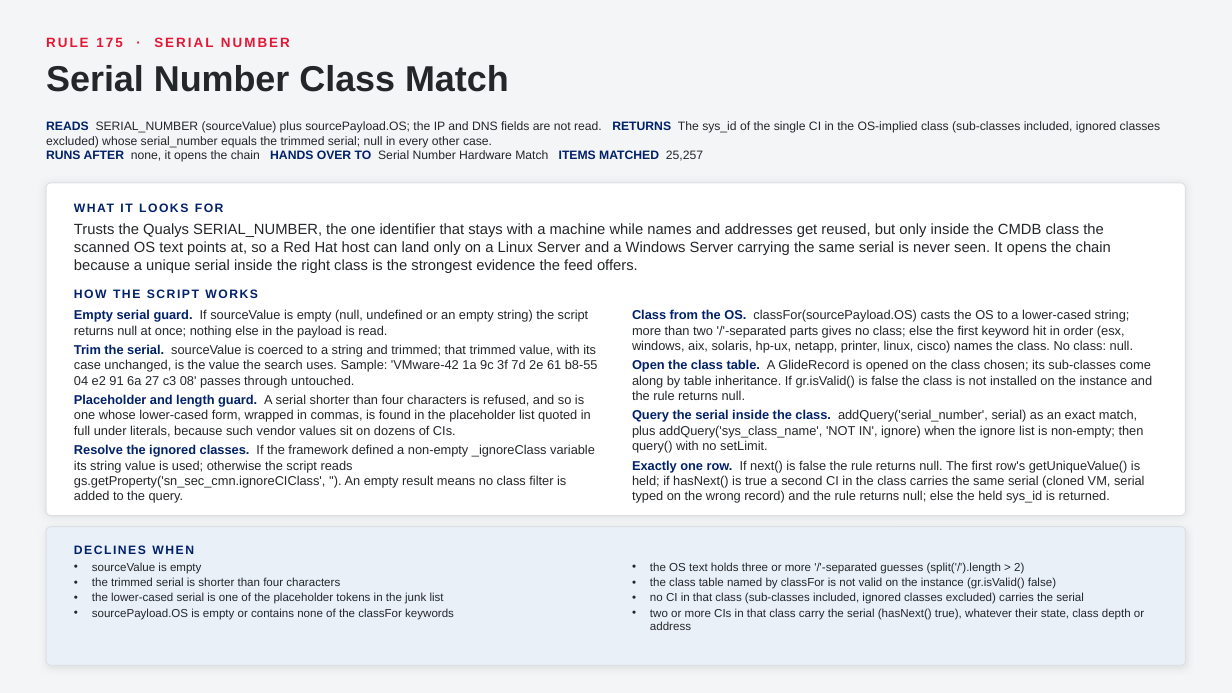
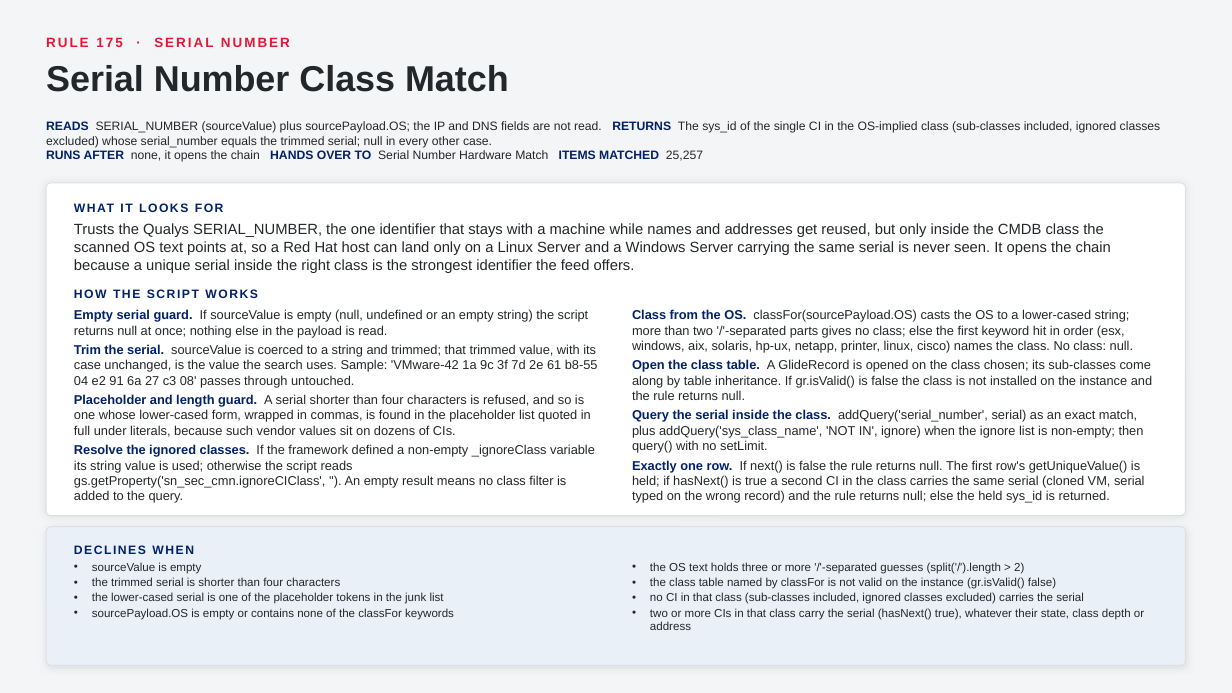
Before and after one commit to singhmihir/py, a slide deck: slide 5 of stories/qualys-ci-lookup-rules/Qualys CI Lookup Rules - CMDB Team Demo.pptx. Drawn at 1232x693 pixels with LibreOffice and Linux fonts; fonts in the diff are those of the drawing. Boxes give left, top, right and bottom in pixels: in the first picture for what was removed or moved away, otherwise in the second. Text is boxed around its words. In the diff, an @@ line names an element or a change of style, - is before the commit and + after.

```diff
--- a/stories/qualys-ci-lookup-rules/Qualys CI Lookup Rules - CMDB Team Demo.pptx
+++ b/stories/qualys-ci-lookup-rules/Qualys CI Lookup Rules - CMDB Team Demo.pptx
@@ text at box(74, 223, 1111, 273): text changed @@
-Trusts the Qualys SERIAL_NUMBER, the one identifier that stays with a machine while names and addresses get reused, but only inside the CMDB class the scanned OS text points at, so a Red Hat host can land only on a Linux Server and a Windows Server carrying the same serial is never seen. It opens the chain because a unique serial inside the right class is the strongest evidence the feed offers.
+Trusts the Qualys SERIAL_NUMBER, the one identifier that stays with a machine while names and addresses get reused, but only inside the CMDB class the scanned OS text points at, so a Red Hat host can land only on a Linux Server and a Windows Server carrying the same serial is never seen. It opens the chain because a unique serial inside the right class is the strongest identifier the feed offers.
```
Also in this commit, not shown: 13 other slides changed, 2 slides added, 5 other files.
